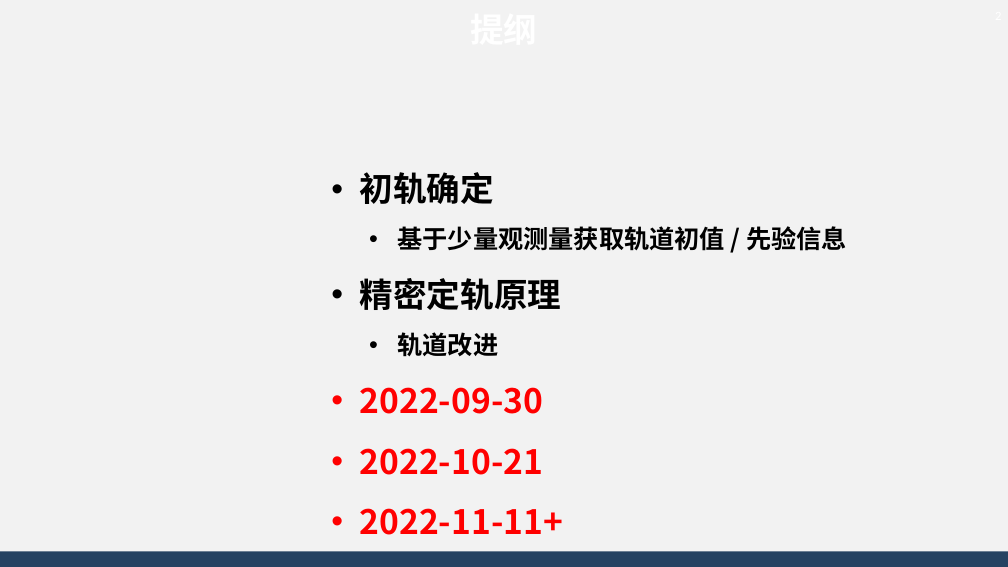
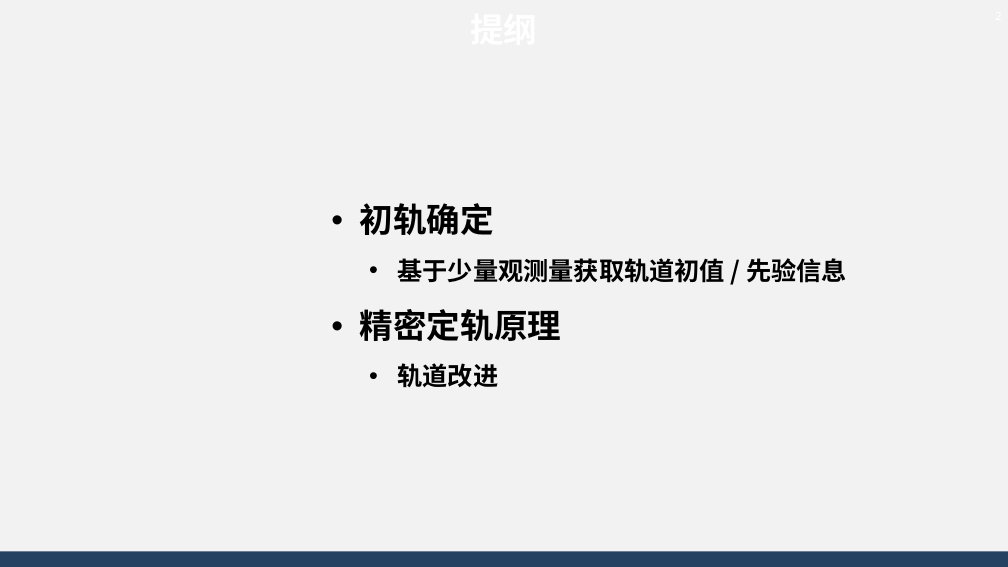
Before and after one commit to AsBackup/DAOSSA, a slide deck: slide 2 of 12 初轨确定和精密定轨原理.pptx. Drawn at 1008x567 pixels with LibreOffice and Linux fonts; fonts in the diff are those of the drawing; background and template pictures are left out. Boxes give left, top, right and bottom in pixels: in the first picture for what was removed or moved away, otherwise in the second. Text is boxed around its words. In the diff, an @@ line names an element or a change of style, - is before the commit and + after.

```diff
--- a/12 初轨确定和精密定轨原理.pptx
+++ b/12 初轨确定和精密定轨原理.pptx
@@ text "初轨确定": place and size @@
-text "初轨确定" at bbox=[360, 172, 847, 535]
+text "初轨确定" at bbox=[360, 203, 847, 388]
@@ text at bbox=[360, 387, 563, 535]: paragraphs removed @@
-• 2022-09-30
-• 2022-10-21
-• 2022-11-11+
```
Also in this commit, not shown: 12 other slides changed, 1 slide added, 3 slides removed, 1 other file.
